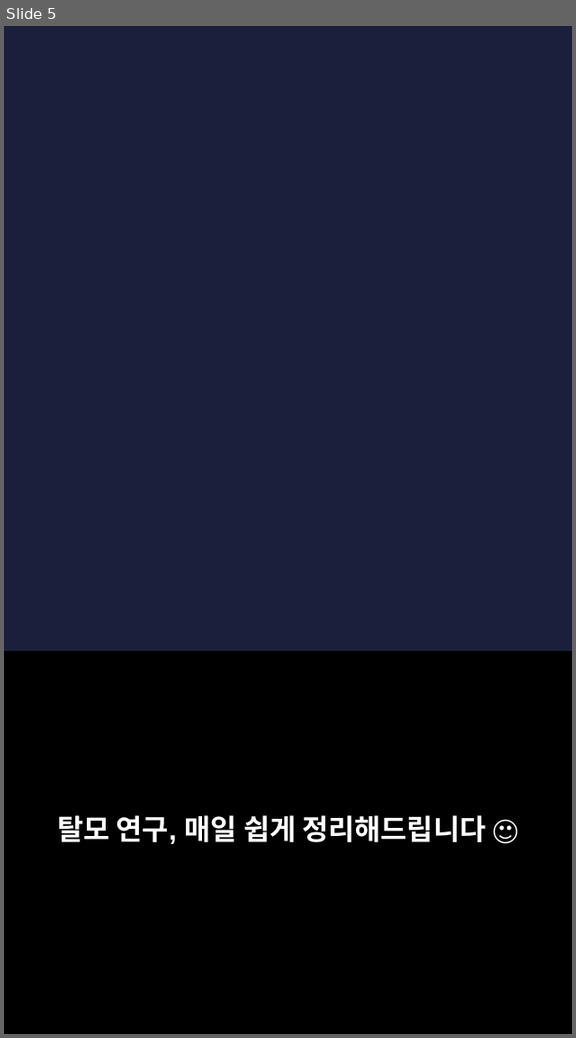
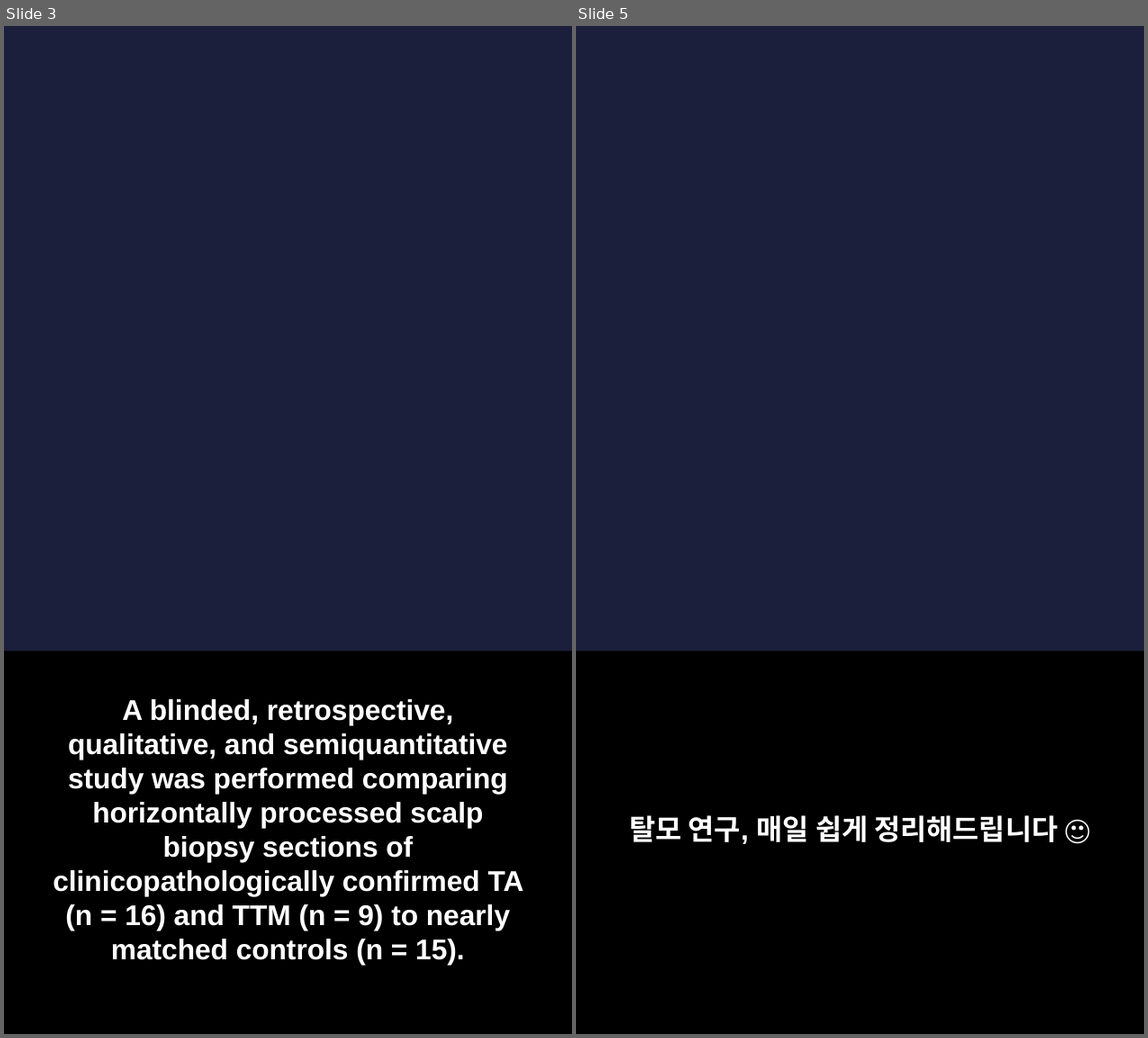
Before and after one commit to hyokang2010-BJ-ANTH/product-builder-test, a slide deck: pwa/data/latest/slides.pptx. Shown side by side, each under a label of ours: slide 5 before the commit, slides 3 and 5 after it; the slides between them are not shown. The pictures are 576x1038 and 1148x1038 pixels, drawn with LibreOffice and Linux fonts; fonts in the diff are those of the drawing; background and template pictures are left out. Boxes give left, top, right and bottom in pixels: in the first picture for what was removed or moved away, otherwise in the second. Text is boxed around its words. In the diff, an @@ line names an element or a change of style, - is before the commit and + after.

```diff
--- a/pwa/data/latest/slides.pptx
+++ b/pwa/data/latest/slides.pptx
@@ slide 3 added at (4,26,572,1034), background picture (left out) @@
@@ rectangle added at (4,652,572,1034), fill #000000 @@
@@ text added at (53,699,524,965), 22 pt, text #FFFFFF, bold @@
+A blinded, retrospective, qualitative, and semiquantitative study was performed comparing horizontally processed scalp biopsy sections of clinicopathologically confirmed TA (n = 16) and TTM (n = 9) to nearly matched controls (n = 15).
```
Also in this commit, not shown: 4 slides changed, 2 other slides added, 3 slides removed, 26 other files.
